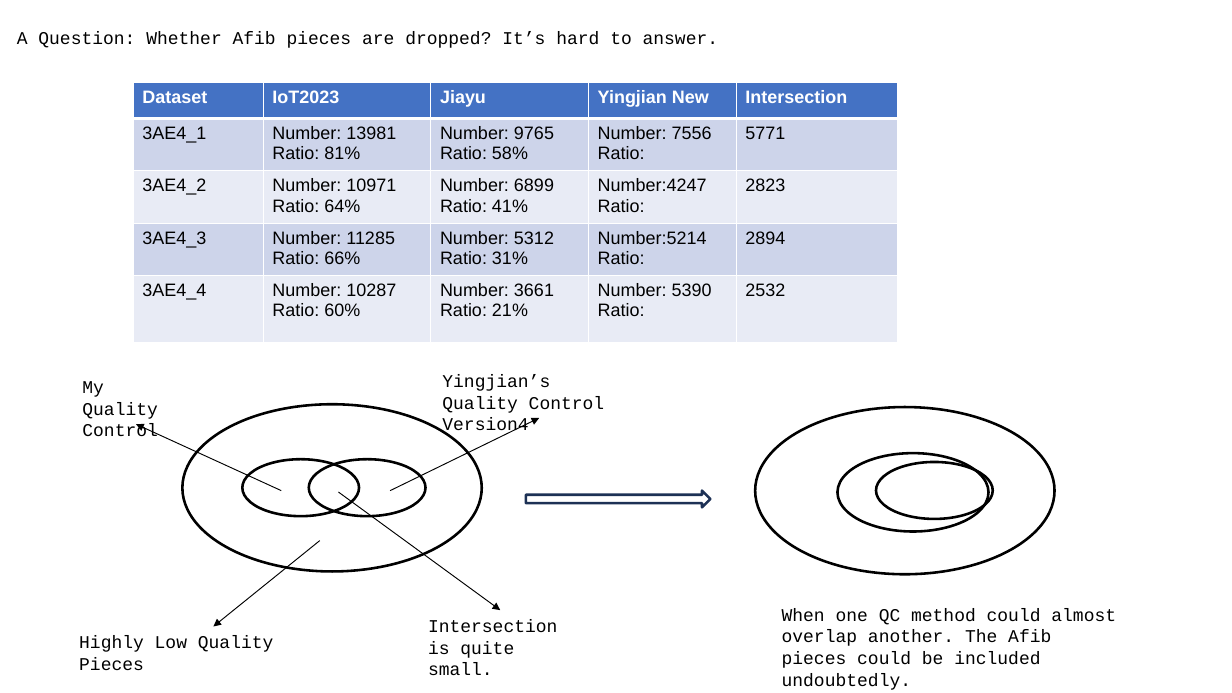
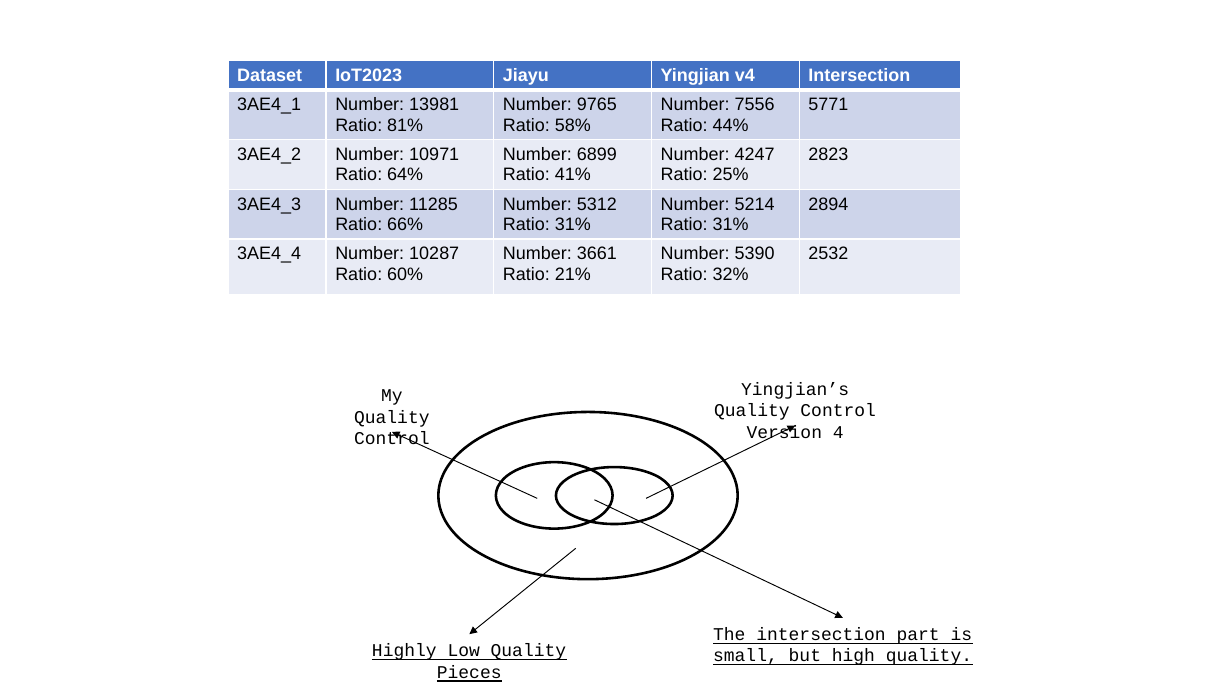
Before and after one commit to A-Big-Tortoise/Presentation, a slide deck: slide 6 of Presentation_0729_JiayuChen.pptx (slide 4 before the commit). Drawn at 1232x693 pixels with LibreOffice and Linux fonts; fonts in the diff are those of the drawing. Boxes give left, top, right and bottom in pixels: in the first picture for what was removed or moved away, otherwise in the second. Text is boxed around its words. In the diff, an @@ line names an element or a change of style, - is before the commit and + after.

```diff
--- a/Presentation_0729_JiayuChen.pptx
+++ b/Presentation_0729_JiayuChen.pptx
@@ text removed at box(17, 32, 719, 48) @@
-A Question: Whether Afib pieces are dropped? It’s hard to answer.
@@ table at box(228, 60, 961, 303) @@
-row 1, column 4: Yingjian New
+row 1, column 4: Yingjian v4
-row 2, column 4: Number: 7556 / Ratio:
+row 2, column 4: Number: 7556 / Ratio: 44%
-row 3, column 4: Number:4247 / Ratio:
+row 3, column 4: Number: 4247 / Ratio: 25%
-row 4, column 4: Number:5214 / Ratio:
+row 4, column 4: Number: 5214 / Ratio: 31%
-row 5, column 4: Number: 5390 / Ratio:
+row 5, column 4: Number: 5390 / Ratio: 32%
@@ table: place and size @@
-table at box(133, 82, 898, 342)
+table at box(228, 60, 961, 303)
@@ text "My Quality Control": place and size @@
-text "My Quality Control" at box(82, 381, 158, 436)
+text "My Quality Control" at box(354, 389, 430, 450)
@@ text "My Quality Control" at box(354, 389, 430, 450): alignment left to centre @@
@@ text at box(714, 382, 876, 443): text changed @@
-Yingjian’s Quality Control Version4
+Yingjian’s Quality Control Version 4
@@ ellipse: place and size @@
-ellipse at box(182, 404, 482, 571)
+ellipse at box(438, 412, 738, 579)
@@ ellipse removed at box(755, 407, 1055, 574) @@
@@ arrow moved from (390, 491) - (540, 418) to (537, 498) - (392, 432) @@
@@ arrow moved from (281, 491) - (136, 424) to (646, 498) - (796, 426) @@
@@ ellipse: place and size @@
-ellipse at box(309, 459, 425, 517)
+ellipse at box(496, 462, 613, 529)
@@ ellipse: place and size @@
-ellipse at box(242, 459, 359, 517)
+ellipse at box(556, 468, 673, 525)
@@ ellipse removed at box(837, 453, 989, 531) @@
@@ ellipse removed at box(876, 462, 993, 519) @@
@@ right arrow removed at box(526, 491, 711, 507) @@
@@ arrow added from (594, 500) to (843, 618), #000000 0.75 pt @@
@@ arrow removed from (320, 541) to (213, 627) @@
@@ arrow moved from (338, 493) - (500, 610) to (576, 548) - (470, 634) @@
@@ text removed at box(428, 620, 557, 675) @@
-Intersection is quite small.
@@ text added at box(713, 627, 973, 665), 14 pt, text #000000, underline @@
+The intersection part is small, but high quality.
@@ text removed at box(782, 608, 1116, 668) @@
-When one QC method could almost overlap another. The Afib pieces could be included undoubtedly.
@@ text "Highly Low Quality Pieces": place and size @@
-text "Highly Low Quality Pieces" at box(79, 636, 274, 670)
+text "Highly Low Quality Pieces" at box(372, 644, 567, 682)
@@ text "Highly Low Quality Pieces" at box(372, 644, 567, 682): underline on; alignment left to centre @@
```
Also in this commit, not shown: 2 other slides changed, 1 slide added.
